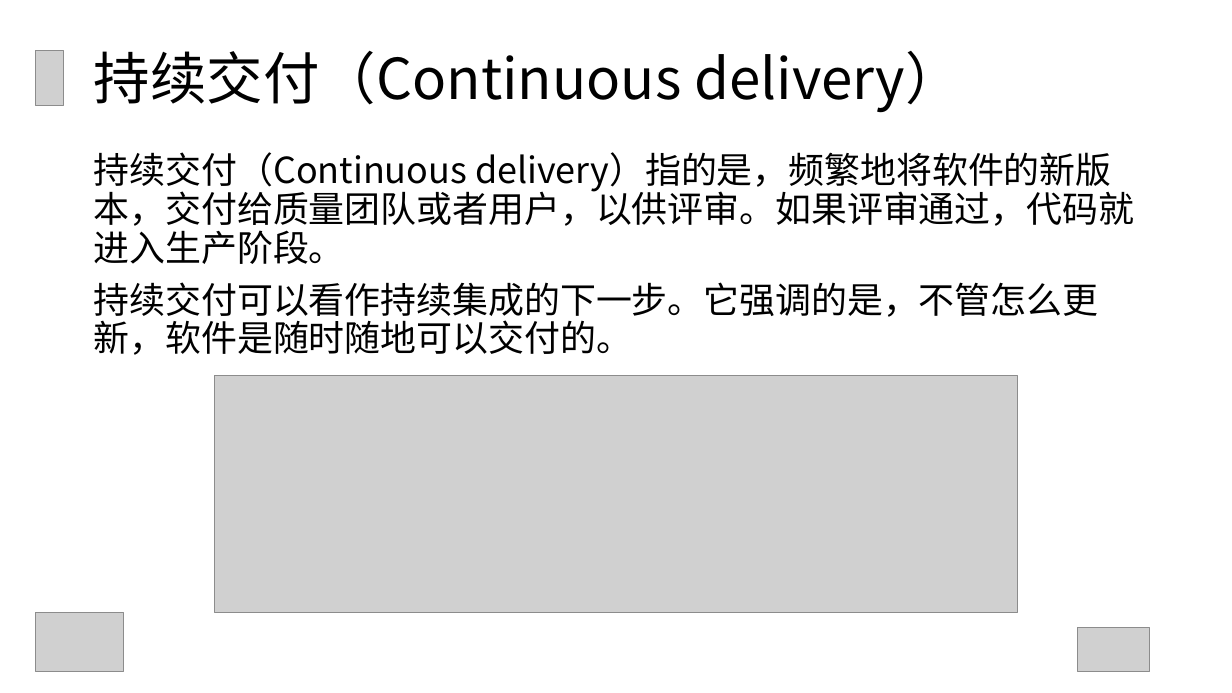
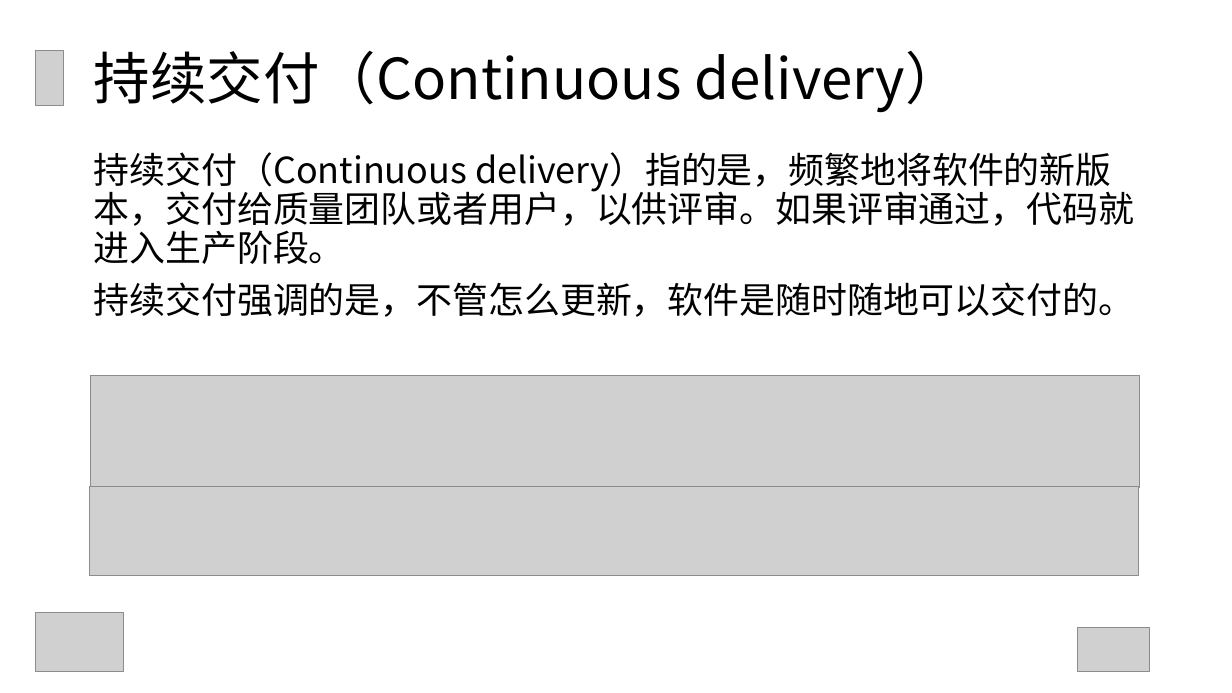
Before and after one commit to GuoxinL/devops-ppt, a slide deck: slide 4 of Jenkins的应用与分享.ppt (slide 5 before the commit). Drawn at 1232x693 pixels with LibreOffice and Linux fonts; fonts in the diff are those of the drawing; grey boxes stand for pictures. Boxes give left, top, right and bottom in pixels: in the first picture for what was removed or moved away, otherwise in the second. Text is boxed around its words. In the diff, an @@ line names an element or a change of style, - is before the commit and + after.

```diff
--- a/Jenkins的应用与分享.ppt
+++ b/Jenkins的应用与分享.ppt
@@ text at (x1=94, y1=282, x2=1135, y2=317): text changed @@
-持续交付可以看作持续集成的下一步。它强调的是，不管怎么更新，软件是随时随地可以交付的。
+持续交付强调的是，不管怎么更新，软件是随时随地可以交付的。
@@ picture added at (x1=91, y1=375, x2=1139, y2=488) @@
@@ picture resized from (x1=214, y1=375, x2=1017, y2=611) to (x1=90, y1=487, x2=1138, y2=575) @@
```
Also in this commit, not shown: 9 other slides changed, 13 slides added, 7 slides removed, 4 other files.
